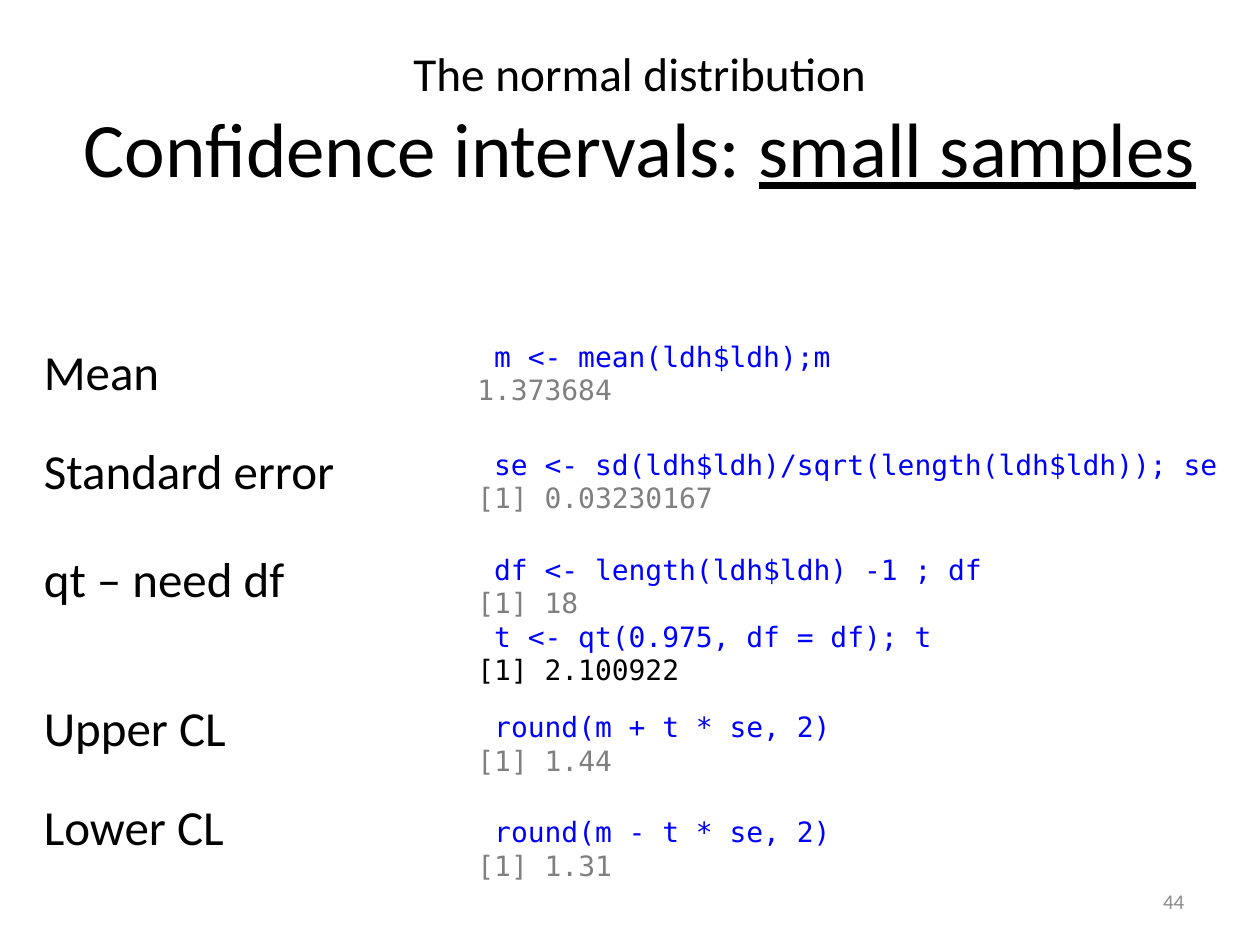
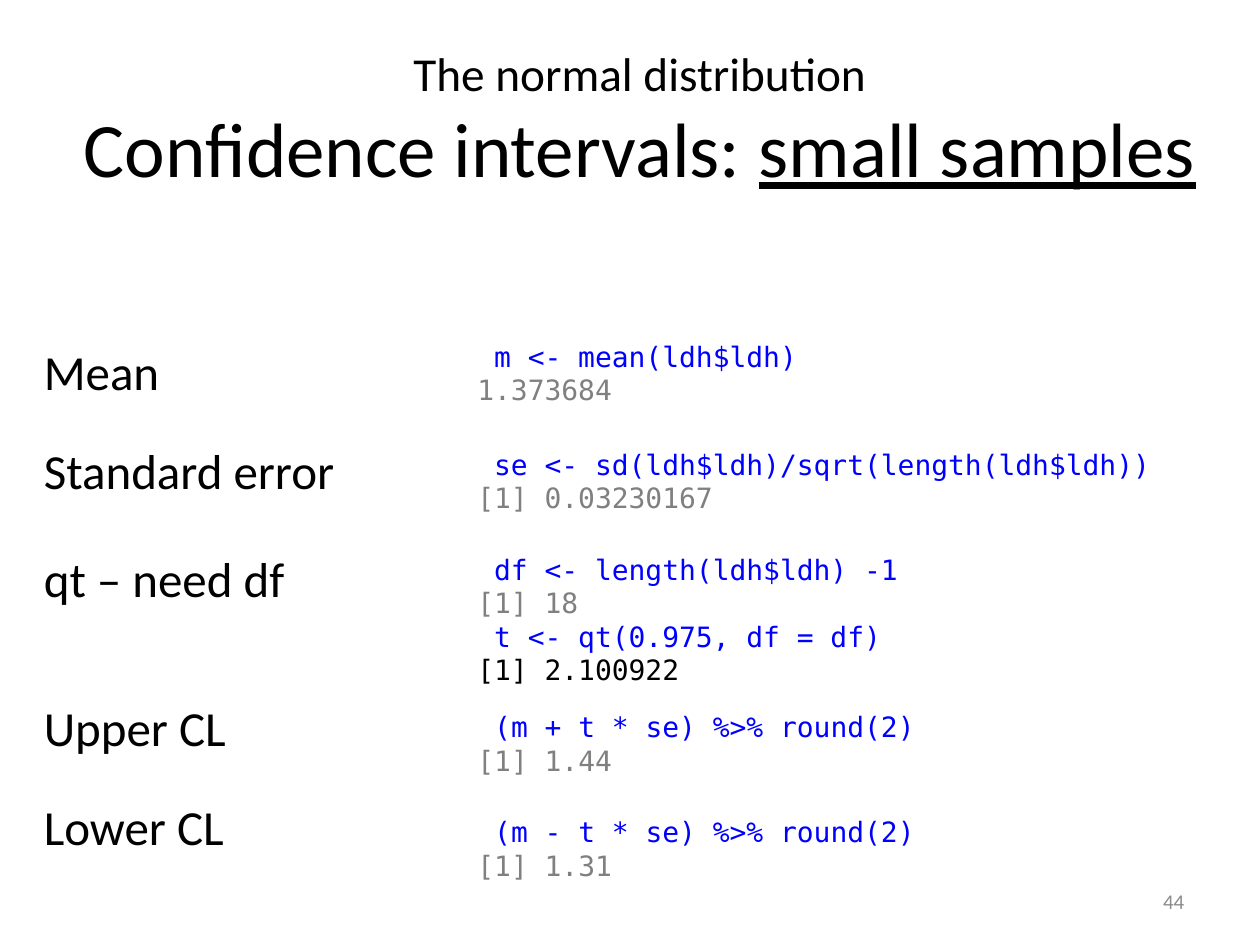
Before and after one commit to 3mmaRand/BIO00017C-Data-Analysis-in-R-2020, a slide deck: slide 44 of slides/03-normal-distributions-probabilities-ci.pptx. Drawn at 1260x945 pixels with LibreOffice and Linux fonts; fonts in the diff are those of the drawing; grey boxes stand for pictures. Boxes give left, top, right and bottom in pixels: in the first picture for what was removed or moved away, otherwise in the second. Text is boxed around its words. In the diff, an @@ line names an element or a change of style, - is before the commit and + after.

Commit message:
updates slides

```diff
--- a/slides/03-normal-distributions-probabilities-ci.pptx
+++ b/slides/03-normal-distributions-probabilities-ci.pptx
@@ text at box(494, 345, 797, 371): text changed @@
-m <- mean(ldh$ldh);m
+m <- mean(ldh$ldh)
@@ text at box(494, 453, 1150, 481): text changed @@
-se <- sd(ldh$ldh)/sqrt(length(ldh$ldh)); se
+se <- sd(ldh$ldh)/sqrt(length(ldh$ldh))
@@ text at box(494, 558, 898, 586): text changed @@
-df <- length(ldh$ldh) -1 ; df
+df <- length(ldh$ldh) -1
@@ text at box(494, 625, 880, 653): text changed @@
-t <- qt(0.975, df = df); t
+t <- qt(0.975, df = df)
@@ text at box(494, 715, 915, 741): text changed @@
-round(m + t * se, 2)
+(m + t * se) %>% round(2)
@@ text at box(494, 820, 915, 846): text changed @@
-round(m - t * se, 2)
+(m - t * se) %>% round(2)
```
Also in this commit, not shown: 2 other slides changed.
